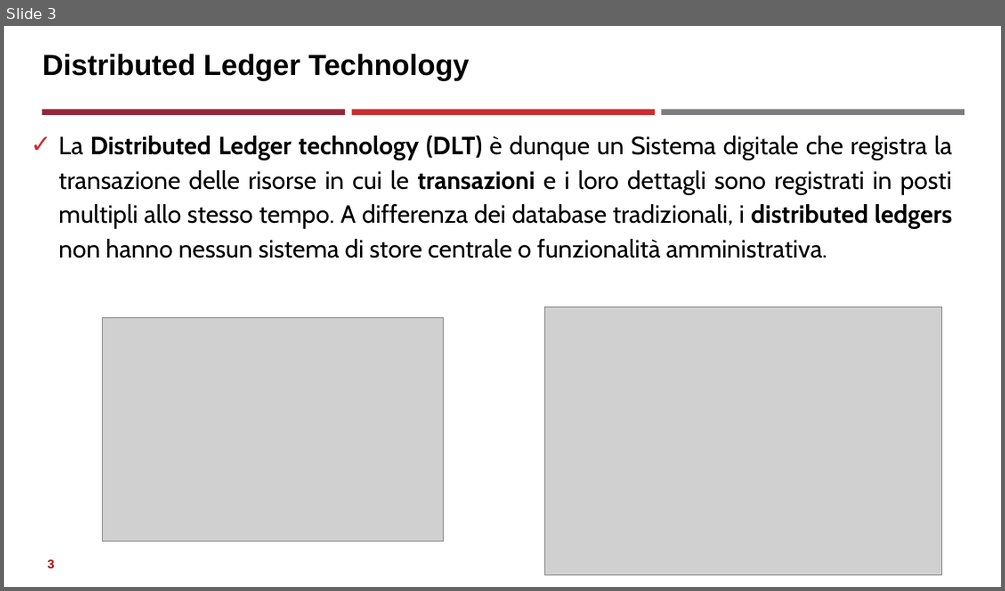
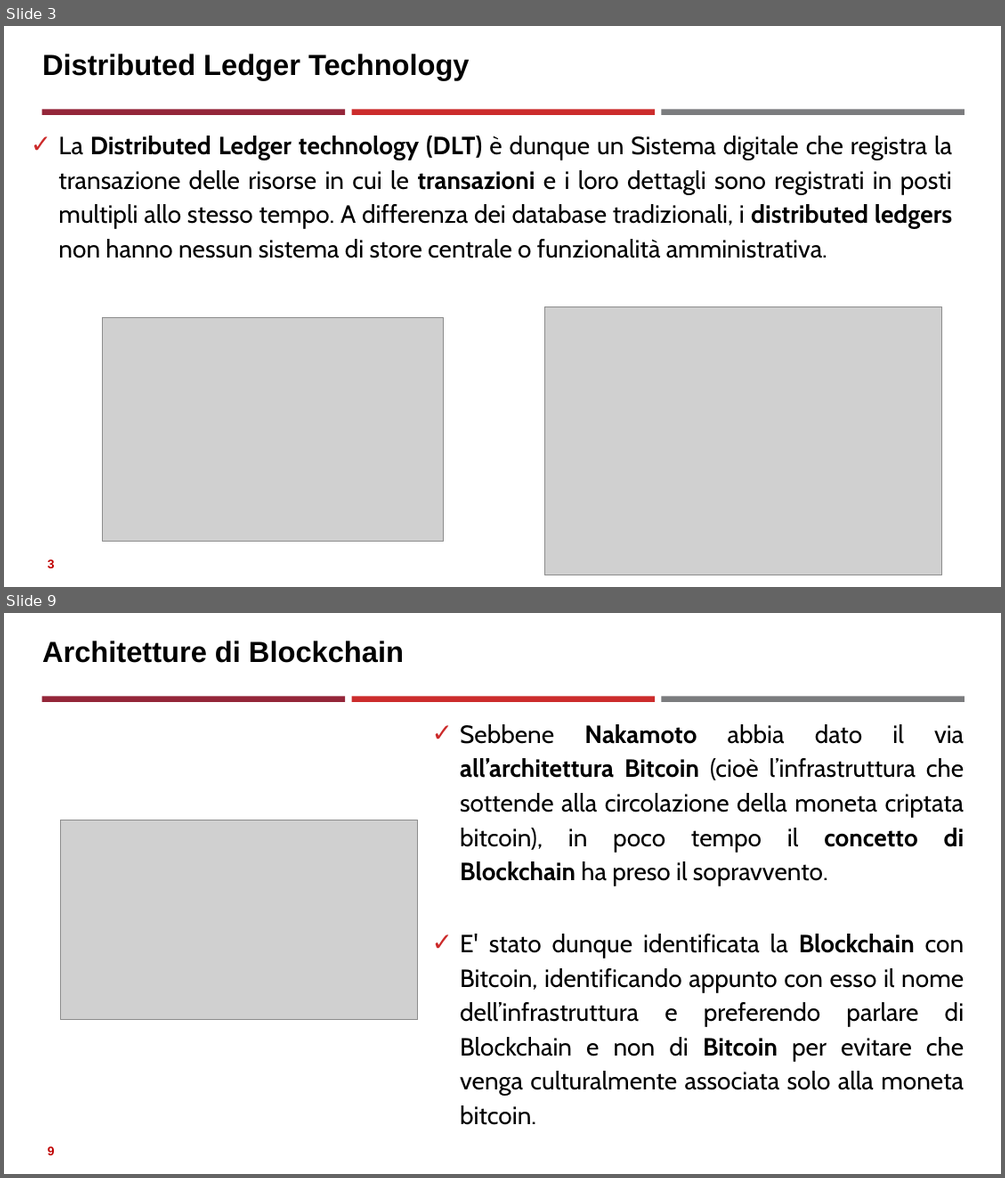
Before and after one commit to neural1977/data_science_interview_material, a slide deck: Assicurazioni/Distributed Ledger Technology_ita.pptx. Shown one above the other, each under a label of ours: slide 3 before the commit, slides 3 and 9 after it; the slides between them are not shown. The pictures are 1005x591 and 1005x1178 pixels, drawn with LibreOffice and Linux fonts; fonts in the diff are those of the drawing; grey boxes stand for pictures. Boxes give left, top, right and bottom in pixels: in the first picture for what was removed or moved away, otherwise in the second. Text is boxed around its words. In the diff, an @@ line names an element or a change of style, - is before the commit and + after.

```diff
--- a/Assicurazioni/Distributed Ledger Technology_ita.pptx
+++ b/Assicurazioni/Distributed Ledger Technology_ita.pptx
@@ slide 9 added at <box>4,613,1001,1174</box>, background #FFFFFF; not listed: 3 template elements that a slide beside it also shows @@
@@ title added at <box>42,641,404,663</box>, 28 pt, text #000000, bold @@
+Architetture di Blockchain
@@ text added at <box>460,724,964,1125</box>, 24 pt, text #000000 @@
+✓ Sebbene Nakamoto abbia dato il via all’architettura Bitcoin (cioè l’infrastruttura che sottende alla circolazione della moneta criptata bitcoin), in poco tempo il concetto di Blockchain ha preso il sopravvento.
+✓ E' stato dunque identificata la Blockchain con Bitcoin, identificando appunto con esso il nome dell’infrastruttura e preferendo parlare di Blockchain e non di Bitcoin per evitare che venga culturalmente associata solo alla moneta bitcoin.
@@ picture added at <box>61,819,418,1020</box> @@
@@ page number added at <box>48,1146,55,1155</box>, 12 pt, text #C00000, bold @@
+9
```
Also in this commit, not shown: 6 slides changed, 1 other slide added.
